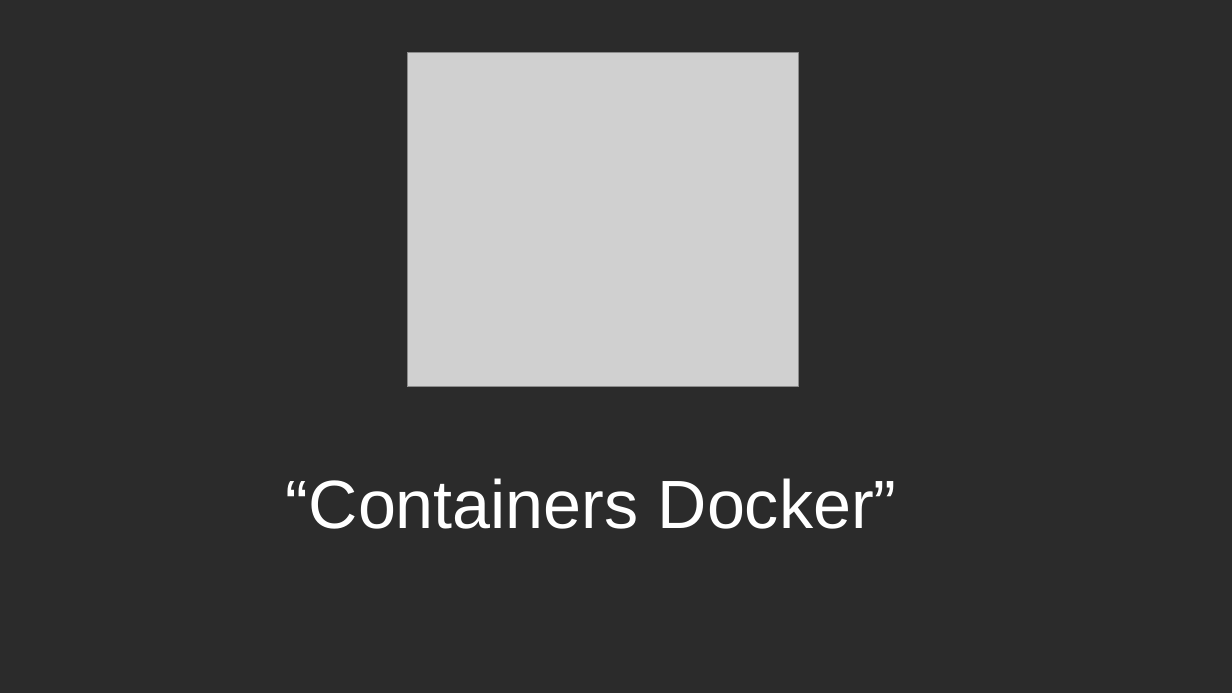
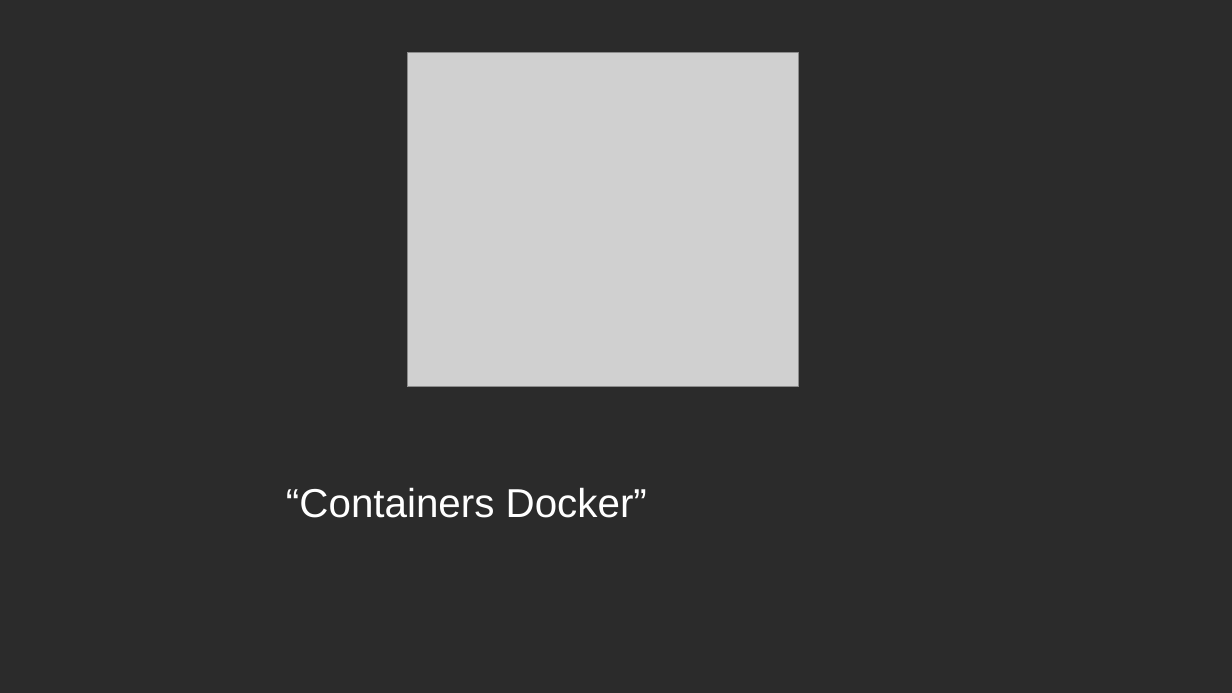
Before and after one commit to celsonery/kubernetes-docs, a slide deck: slide 1 of apresentacao/apresentacao.odp. Drawn at 1232x693 pixels with LibreOffice and Linux fonts; fonts in the diff are those of the drawing; grey boxes stand for pictures; background and template pictures are left out; a plain dark background stands for a picture behind light text. Boxes give left, top, right and bottom in pixels: in the first picture for what was removed or moved away, otherwise in the second. Text is boxed around its words. In the diff, an @@ line names an element or a change of style, - is before the commit and + after.

```diff
--- a/apresentacao/apresentacao.odp
+++ b/apresentacao/apresentacao.odp
@@ title "“Containers Docker”" at (286,487,647,518): size 44 to 26 pt @@
```
Also in this commit, not shown: 3 other slides changed, 11 slides added, 2 slides removed, 2 other files.
